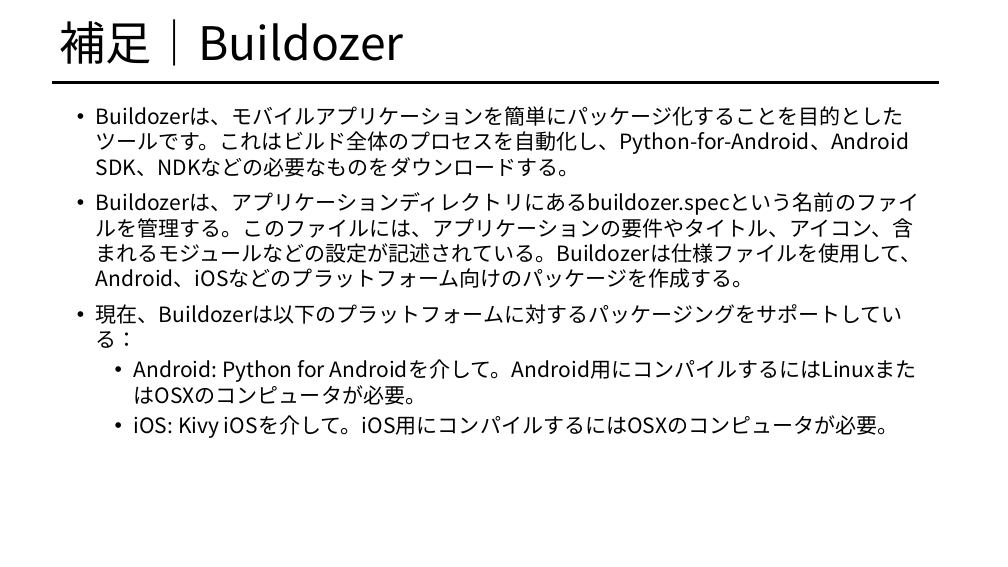
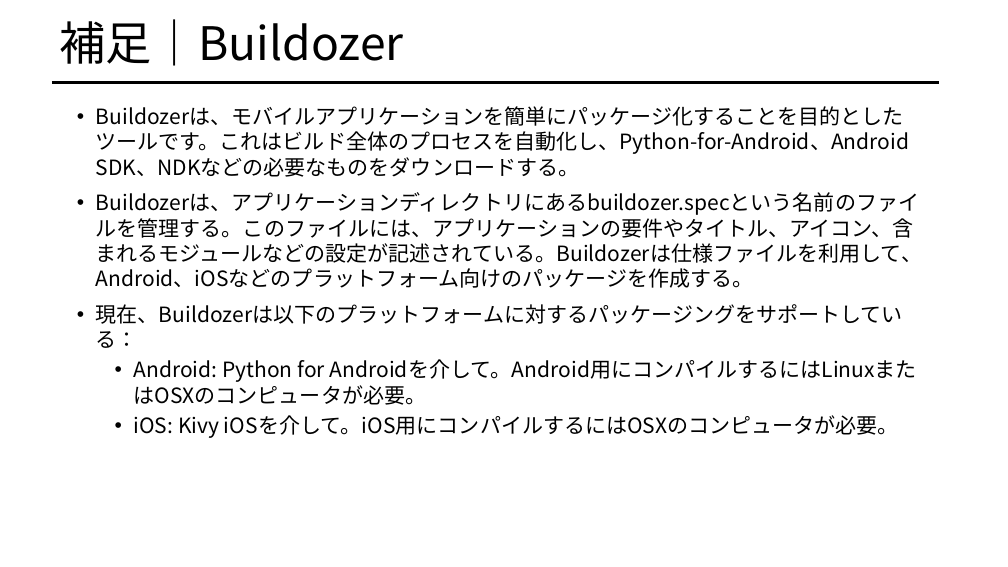
Before and after one commit to afiqfadzil/pythonProject1, a slide deck: slide 25 of LOCOMOTION.pptx. Drawn at 1008x567 pixels with LibreOffice and Linux fonts; fonts in the diff are those of the drawing. Boxes give left, top, right and bottom in pixels: in the first picture for what was removed or moved away, otherwise in the second. Text is boxed around its words. In the diff, an @@ line names an element or a change of style, - is before the commit and + after.

```diff
--- a/LOCOMOTION.pptx
+++ b/LOCOMOTION.pptx
@@ text at (96,192,922,288): text changed @@
-• Buildozerは、アプリケーションディレクトリにあるbuildozer.specという名前のファイルを管理する。このファイルには、アプリケーションの要件やタイトル、アイコン、含まれるモジュールなどの設定が記述されている。Buildozerは仕様ファイルを使用して、Android、iOSなどのプラットフォーム向けのパッケージを作成する。
+• Buildozerは、アプリケーションディレクトリにあるbuildozer.specという名前のファイルを管理する。このファイルには、アプリケーションの要件やタイトル、アイコン、含まれるモジュールなどの設定が記述されている。Buildozerは仕様ファイルを利用して、Android、iOSなどのプラットフォーム向けのパッケージを作成する。
```
Also in this commit, not shown: 5 other slides changed.
